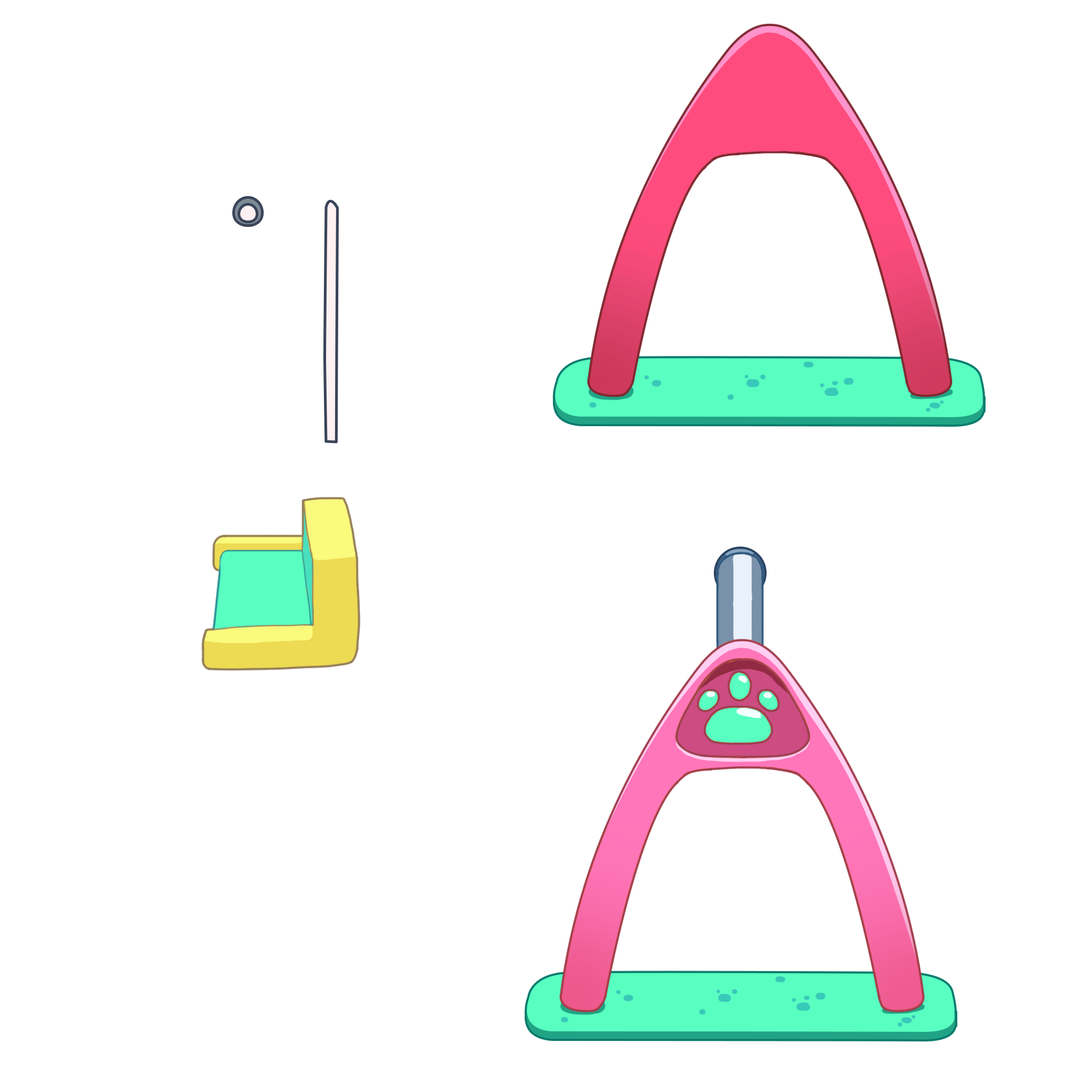
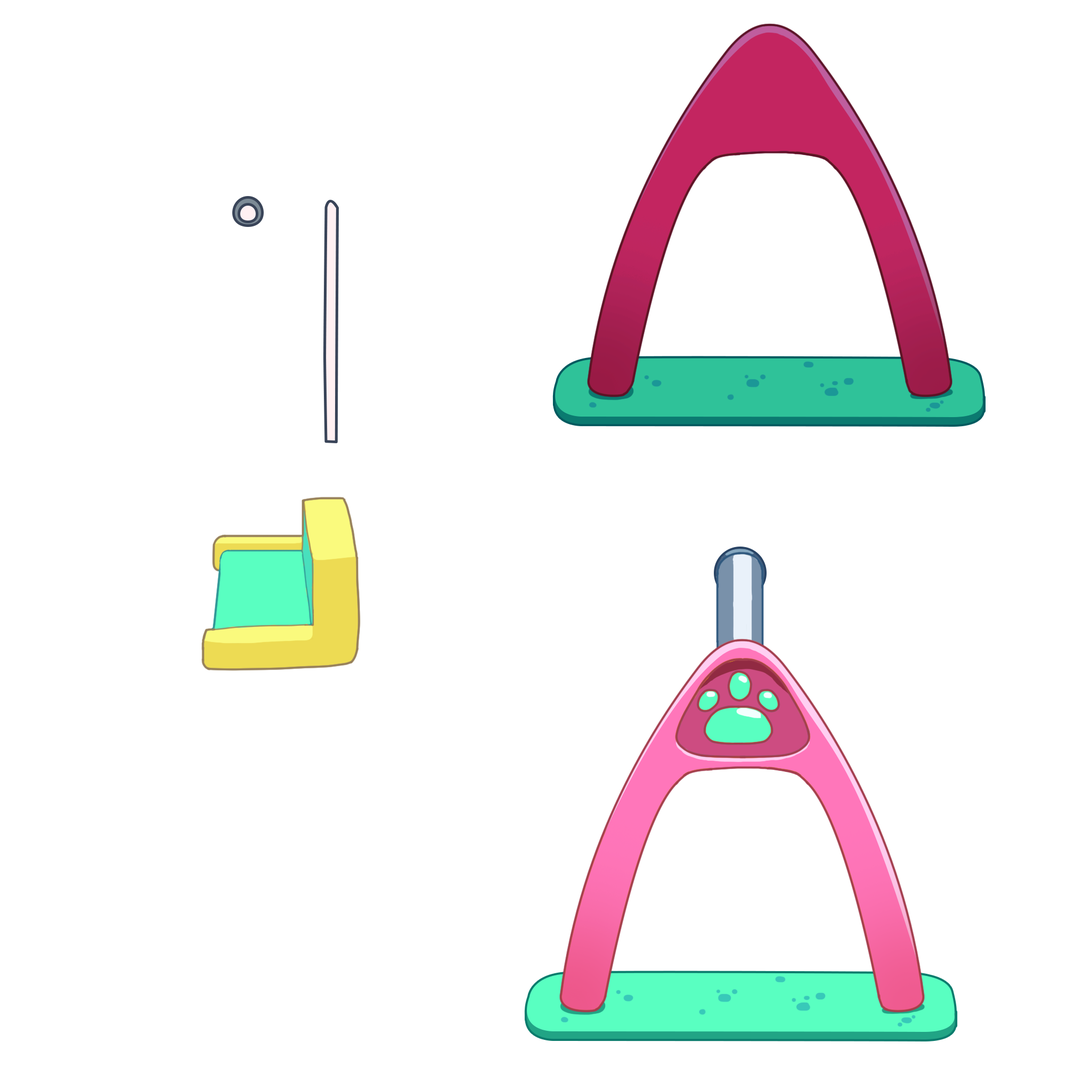
Before/after of a 1091 x 1091 layered artwork. What changed in the layer stack:
painted on "Shape 5" over (323, 236, 325, 353)
removed layer "Group 1 copy" over (587, 23, 953, 398)
painted on "Layer 8 copy" over (552, 23, 986, 427)
